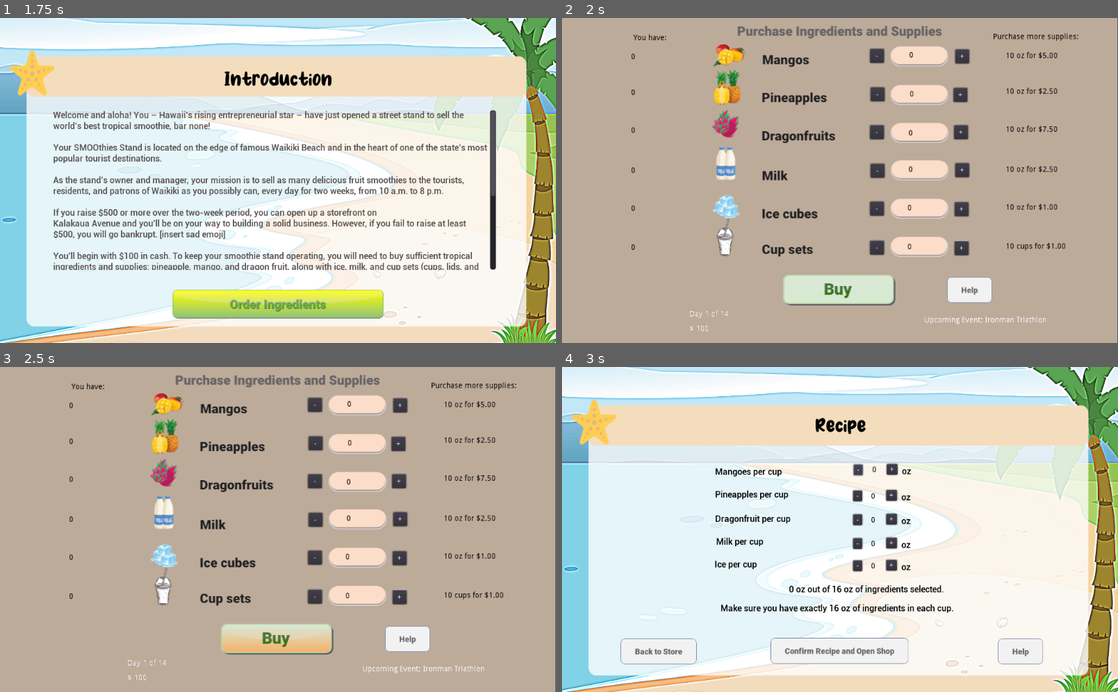
Above: before the commit, frames 1-4 (two rows, left to right).
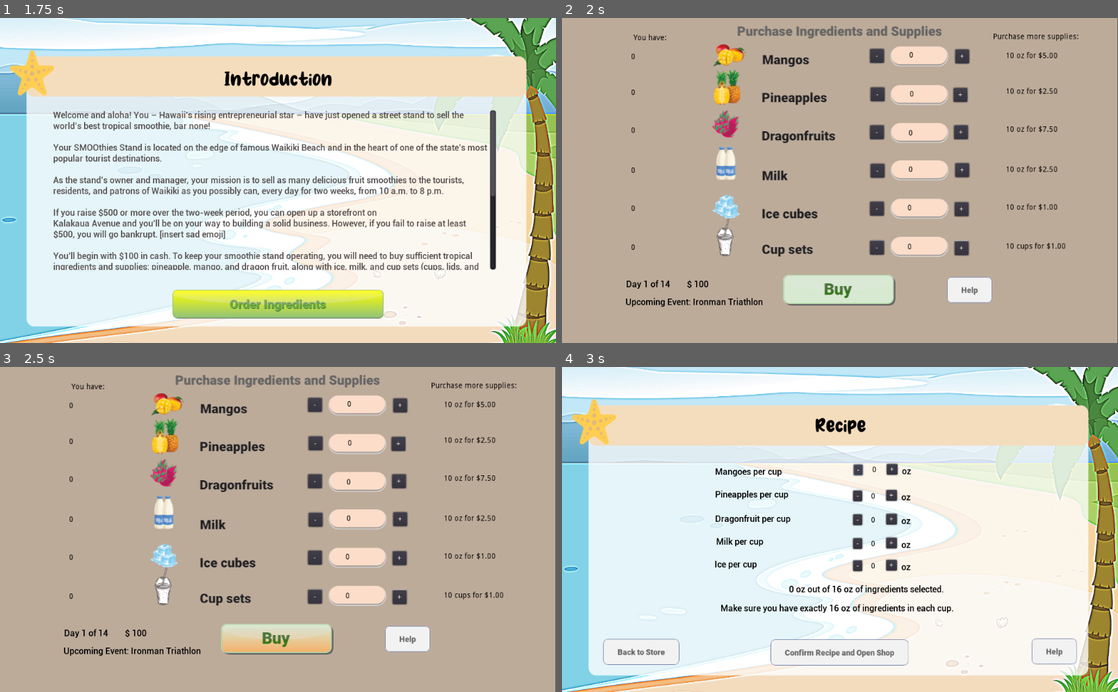
Above: after the commit, the same moments.

Repository: thepriscillawang/SMOOthies
Game: Godot game, scene res://Scenes/Main.tscn
Same seed, same stepped clock (60 frames per second), same inputs: the game is played once before the commit and once after it. Sound files missing from this copy of the repository are replaced by a short silence.
Inputs (mouse positions are in pixels of both pictures, inside the frame that each line leads up to):
- Up to frame 1 (1.75 s): click (278, 274) at 0.5 s; click (278, 304) at 1.25 s
- Up to frame 2 (2 s): no input
- Up to frame 3 (2.5 s): click (278, 640) at 2 s
- Up to frame 4 (3 s): click "-" at 2.75 s

Frame 1 is identical in both runs. In frame 2, 0.6% of the frame differs, in the area x 11-88%, y 80-97%; in frame 3, 0.6%; in frame 4, 1.0%, in the area x 7-93%, y 83-92%.

Commit message:
minor changes on ingredients page

Diff:
--- a/src/SMOOthies/Scenes/Ingredients.tscn
+++ b/src/SMOOthies/Scenes/Ingredients.tscn
@@ -10,6 +10,16 @@
 [ext_resource path="res://images/button_help_pressed.png" type="Texture" id=8]
 [ext_resource path="res://images/button_help_hover.png" type="Texture" id=9]
 [ext_resource path="res://images/button_help.png" type="Texture" id=10]
+[ext_resource path="res://fonts/roboto/Roboto-Medium.ttf" type="DynamicFontData" id=11]
+
+[sub_resource type="DynamicFont" id=1]
+font_data = ExtResource( 11 )
+
+[sub_resource type="DynamicFont" id=2]
+font_data = ExtResource( 11 )
+
+[sub_resource type="DynamicFont" id=3]
+font_data = ExtResource( 11 )
 
 [node name="Ingredients" type="Node2D"]
 scale = Vector2( 0.998665, 1 )
@@ -177,22 +187,28 @@
 texture_hover = ExtResource( 9 )
 
 [node name="DayLabel" type="Label" parent="."]
-margin_left = 235.314
-margin_top = 540.0
-margin_right = 275.314
-margin_bottom = 554.0
+margin_left = 118.158
+margin_top = 482.0
+margin_right = 158.158
+margin_bottom = 501.0
+custom_colors/font_color = Color( 0, 0, 0, 1 )
+custom_fonts/font = SubResource( 1 )
 
 [node name="MoneyLabel" type="Label" parent="."]
-margin_left = 235.314
-margin_top = 567.0
-margin_right = 275.314
-margin_bottom = 581.0
+margin_left = 230.307
+margin_top = 482.0
+margin_right = 270.307
+margin_bottom = 501.0
+custom_colors/font_color = Color( 0, 0, 0, 1 )
+custom_fonts/font = SubResource( 2 )
 
 [node name="EventLabel" type="Label" parent="."]
-margin_left = 667.891
-margin_top = 551.0
-margin_right = 707.891
-margin_bottom = 565.0
+margin_left = 117.156
+margin_top = 515.0
+margin_right = 157.156
+margin_bottom = 534.0
+custom_colors/font_color = Color( 0, 0, 0, 1 )
+custom_fonts/font = SubResource( 3 )
 
 [node name="YouCanBuy" type="Label" parent="."]
 margin_left = 795.061
--- a/src/SMOOthies/Scenes/Recipe.tscn
+++ b/src/SMOOthies/Scenes/Recipe.tscn
@@ -294,9 +294,9 @@
 volume_db = -8.302
 
 [node name="HelpIngredientButton" type="TextureButton" parent="."]
-margin_left = 803.0
+margin_left = 865.0
 margin_top = 501.0
-margin_right = 907.0
+margin_right = 969.0
 margin_bottom = 561.0
 rect_scale = Vector2( 0.8, 0.8 )
 texture_normal = ExtResource( 8 )
@@ -305,9 +305,9 @@
 
 [node name="ConfirmRecipeButton" type="TextureButton" parent="."]
 margin_left = 384.0
-margin_top = 500.0
+margin_top = 503.0
 margin_right = 702.0
-margin_bottom = 560.0
+margin_bottom = 563.0
 rect_scale = Vector2( 0.8, 0.8 )
 shortcut_in_tooltip = false
 texture_normal = ExtResource( 5 )
@@ -315,10 +315,10 @@
 texture_hover = ExtResource( 3 )
 
 [node name="BackToStoreButton" type="TextureButton" parent="."]
-margin_left = 108.0
-margin_top = 501.0
-margin_right = 283.0
-margin_bottom = 561.0
+margin_left = 76.0
+margin_top = 502.0
+margin_right = 251.0
+margin_bottom = 562.0
 rect_scale = Vector2( 0.8, 0.8 )
 texture_normal = ExtResource( 10 )
 texture_pressed = ExtResource( 11 )
Not shown: 1 places in src/SMOOthies/Scenes/Ingredients.tscn that only renumber resources
